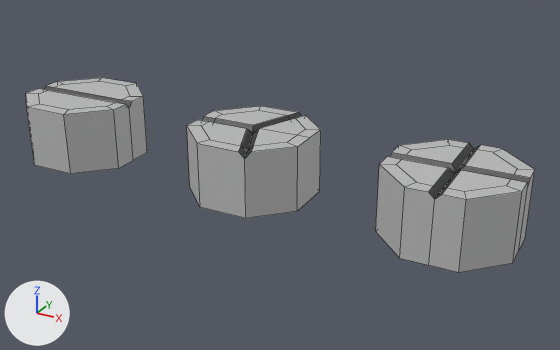
The FBX model Assets/Exported Meshes/fills.fbx, before and after one commit.
Rendered twice from a 50 mm camera at (6.883, 20.071, -1.542) aimed at (6.365, 21.014, -2.014). Every picture has the same lights, and +X, +Y and +Z are marked at lower left. Mesh edges are drawn as thin lines. Where no turn or scale is listed for an object, it has been applied to the vertices.

Objects in the first picture: 'pill.002', 'pill.003', 'pill.004'.
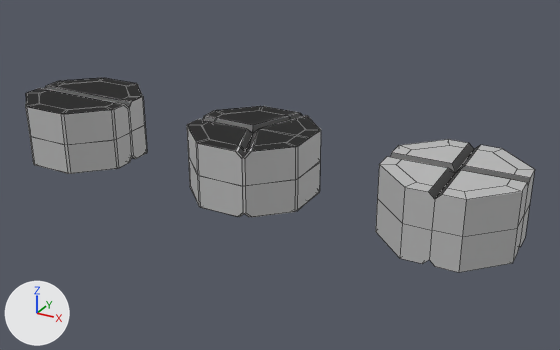
What differs and where, as boxes [x1, y1, x2, y2] in the pictures (560 x 350 px):
'pill.003', reshaped: before [187, 106, 321, 218]; after [187, 106, 321, 217]
'pill.002', reshaped: before [26, 78, 147, 174]; after [25, 78, 147, 174]
part 1 of me_pill_002, added: after [25, 78, 146, 174]
part 2 of me_pill_002, built on: [27, 97, 147, 174] in both
part 3 of me_pill_003, built on: before [197, 143, 298, 218]; after [187, 106, 321, 217]

The edits, one by one:
me_pill_002 is used by ob_pill_002; location (6.0, 21.0, -1.99).
me_pill_002 had 36 vertices, 25 faces and spanned x -0.093..0.093, y -0.093..0.093, z -0.05..0.05.
me_pill_002 now has 124 vertices, 96 faces and spans x -0.093..0.093, y -0.093..0.093, z -0.05..0.05.
me_pill_002 part 1: a new loose piece of 62 vertices spanning x -0.093..0.093, y -0.093..0.093, z -0.05..0.05.
Part 2, on me_pill_002:
2 vertices are removed from x -0.092..0.092, y -0.002..0.002, z -0.05.
11 faces are deleted.
20 vertices are added at x -0.093..0.093, y -0.072..0.072, z -0.05..0.0.
8 new vertices lie (0.0, 0.0, -0.05) away from vertices in x -0.093..0.093, y -0.093..0.093, z 0.05.
32 new faces join them, mat_grey (grey #bcbcbc).
2 new faces join them, mat_black (black #3f3f3f).
me_pill_003 is used by ob_pill_003; location (6.327, 21.0, -1.99).
me_pill_003 had 45 vertices, 36 faces and spanned x -0.093..0.093, y -0.093..0.093, z -0.05..0.05.
me_pill_003 now has 158 vertices, 140 faces and spans x -0.093..0.093, y -0.093..0.093, z -0.05..0.05.
me_pill_003 part 3: 3 vertices removed from x -0.092..0.04, y -0.092..0.093, z -0.05; 116 vertices added at x -0.093..0.093, y -0.093..0.093, z -0.05..0.05.
